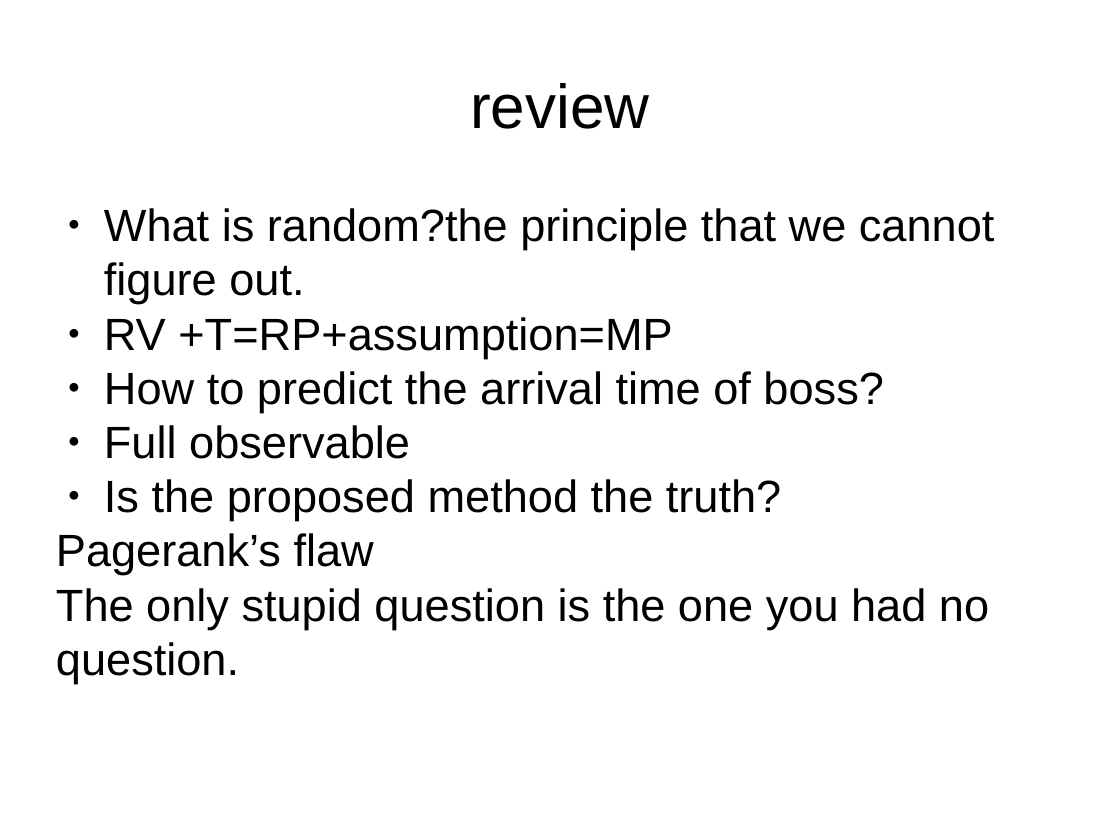
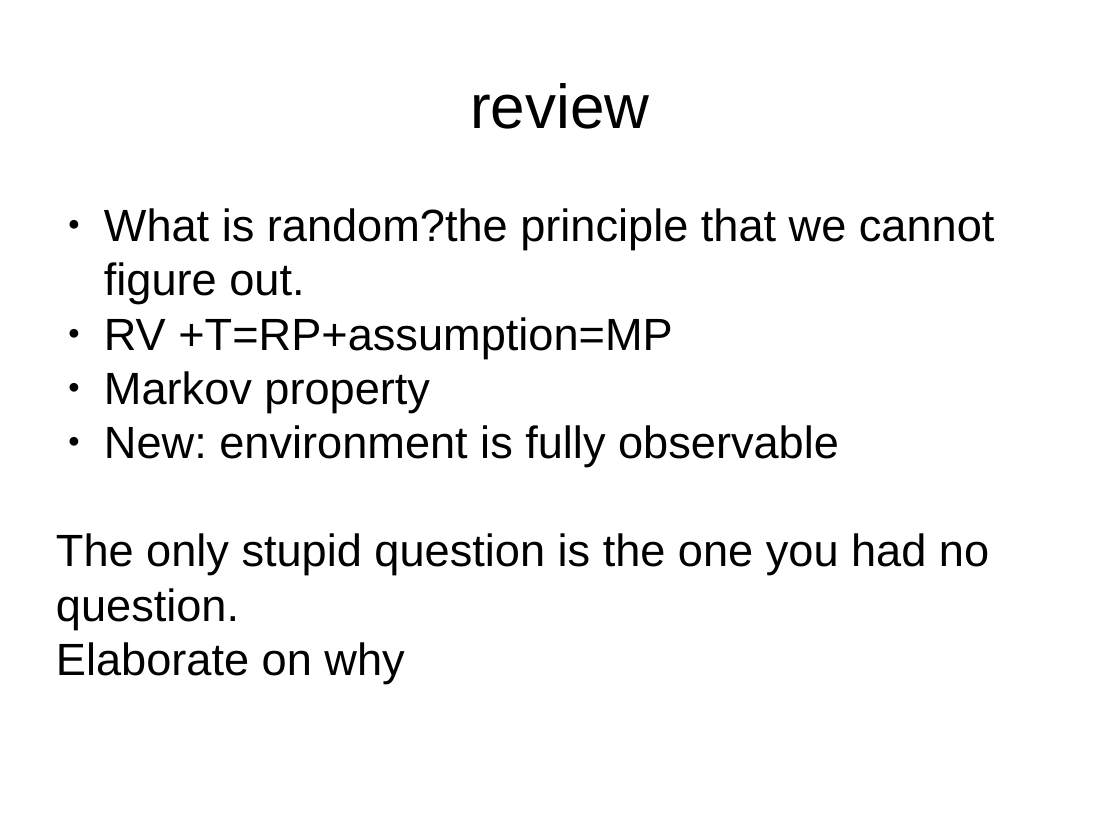
Before and after one commit to GarfieldF/RL_Course-slides_hw, a slide deck: slide 5 of DAY2/lecture2.pptx (slide 2 before the commit). Drawn at 1120x840 pixels with LibreOffice and Linux fonts; fonts in the diff are those of the drawing. Boxes give left, top, right and bottom in pixels: in the first picture for what was removed or moved away, otherwise in the second. Text is boxed around its words. In the diff, an @@ line names an element or a change of style, - is before the commit and + after.

```diff
--- a/DAY2/lecture2.pptx
+++ b/DAY2/lecture2.pptx
@@ text at <box>104,371,839,467</box>: text changed @@
-● How to predict the arrival time of boss?
-● Full observable
-● Is the proposed method the truth?
-Pagerank’s flaw
+● Markov property
+● New: environment is fully observable
@@ text at <box>56,642,404,683</box>: paragraph added @@
+Elaborate on why
```
Also in this commit, not shown: 1 other slide changed, 46 slides added, 3 other files.
